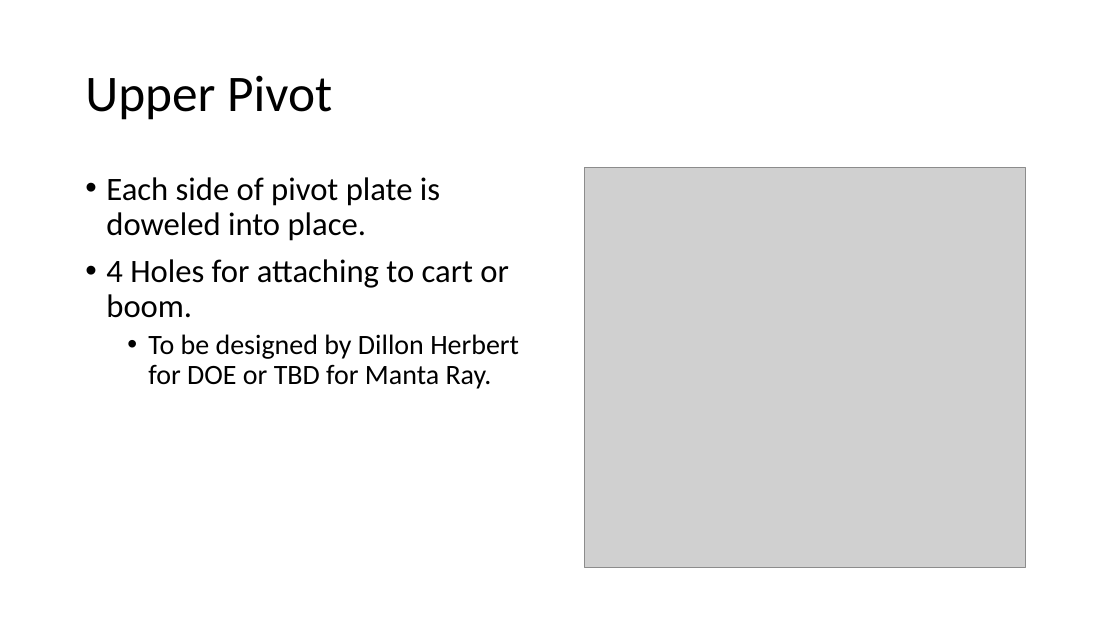
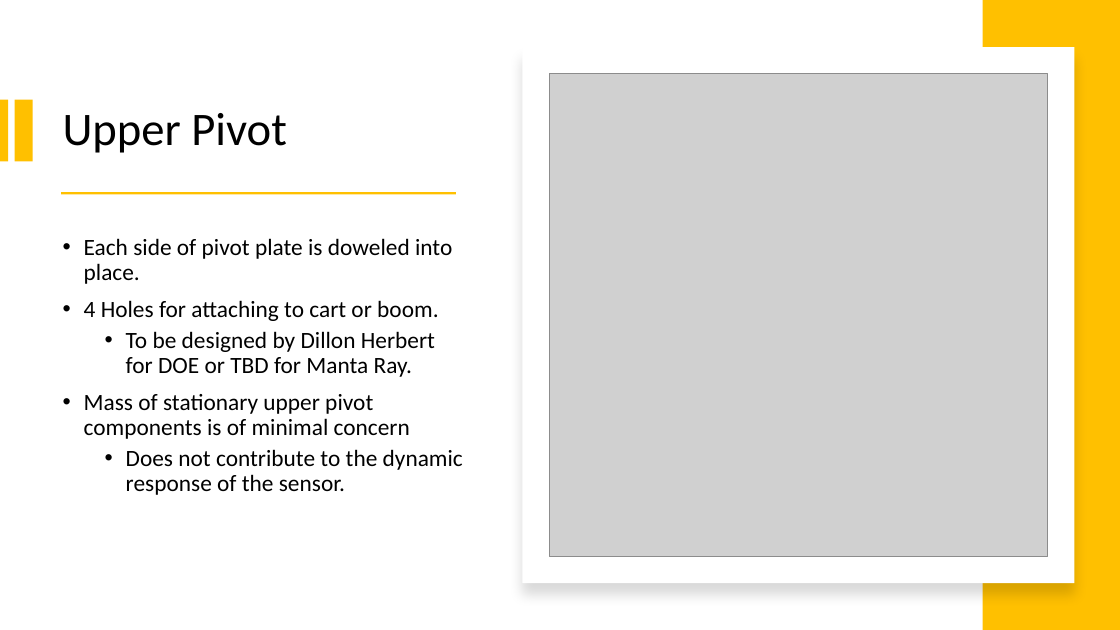
Before and after one commit to NCSUCORE/DoEOceanKiteProject, a slide deck: slide 8 of documentation/kiteCAD/solidworks/Line Angle Sensor/Line Angle Sensor Design.pptx. Drawn at 1120x630 pixels with LibreOffice and Linux fonts; fonts in the diff are those of the drawing; grey boxes stand for pictures. Boxes give left, top, right and bottom in pixels: in the first picture for what was removed or moved away, otherwise in the second. Text is boxed around its words. In the diff, an @@ line names an element or a change of style, - is before the commit and + after.

```diff
--- a/documentation/kiteCAD/solidworks/Line Angle Sensor/Line Angle Sensor Design.pptx
+++ b/documentation/kiteCAD/solidworks/Line Angle Sensor/Line Angle Sensor Design.pptx
@@ rectangle added at box(983, 0, 1120, 630), fill #FFC000 @@
@@ rectangle added at box(523, 47, 1075, 583), fill #FFFFFF @@
@@ title "Upper Pivot": place and size @@
-title "Upper Pivot" at box(85, 75, 332, 120)
+title "Upper Pivot" at box(63, 113, 287, 153)
@@ title "Upper Pivot" at box(63, 113, 287, 153): size 44 to 40 pt @@
@@ picture: place and size @@
-picture at box(585, 168, 1026, 568)
+picture at box(549, 73, 1048, 556)
@@ rectangle added at box(0, 99, 8, 161), fill #FFC000 @@
@@ rectangle added at box(14, 99, 32, 161), fill #FFC000 @@
@@ rectangle added at box(61, 192, 456, 195), fill #FFC000 @@
@@ text "Each side of pivot plate ...": place and size @@
-text "Each side of pivot plate ..." at box(106, 177, 519, 389)
+text "Each side of pivot plate ..." at box(84, 238, 463, 495)
@@ text "Each side of pivot plate ..." at box(84, 238, 463, 495): vertical alignment top to middle @@
@@ text at box(84, 238, 452, 377): size 28 to 20 pt in "Each side of pivot plate is doweled ...", "4 Holes for attaching to cart or ..."; size 24 to 20 pt in "To be designed by Dillon Herbert for ..." @@
@@ text at box(84, 394, 463, 495): paragraphs added @@
+• Mass of stationary upper pivot components is of minimal concern
+  • Does not contribute to the dynamic response of the sensor.
```
Also in this commit, not shown: 7 other slides changed, 3 slides added, 2 other files.
